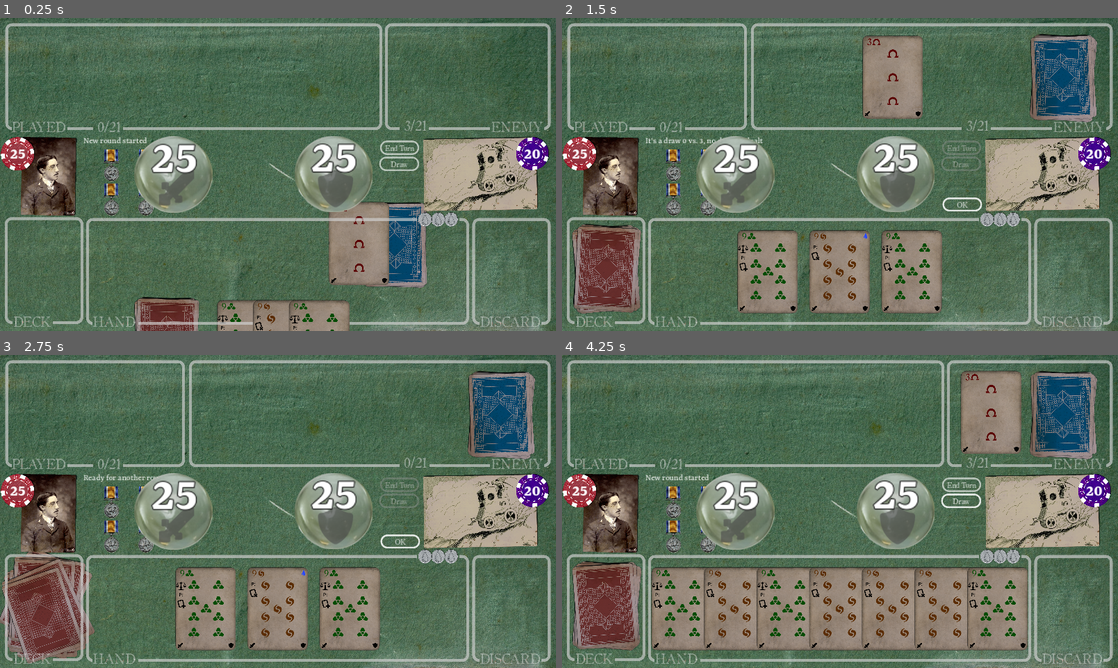
Above: before the commit, frames 1-4 (two rows, left to right).
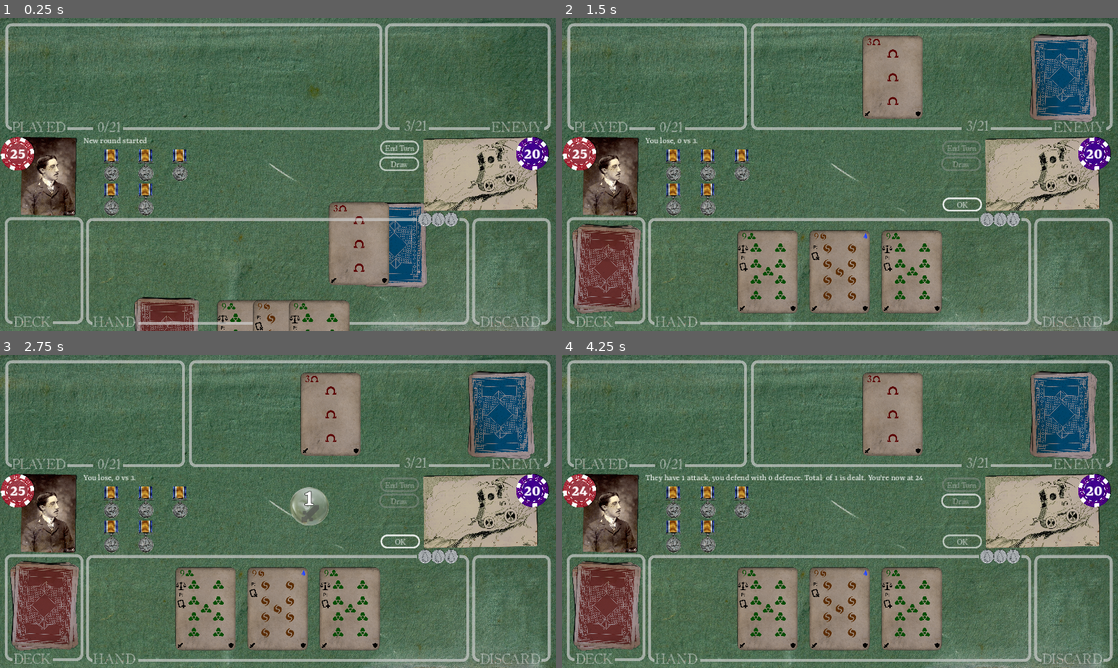
Above: after the commit, the same moments.

Repository: TicklesTheBrain/CardBuilder
Game: Godot game, scene res://scenes/game.tscn
Two runs of this game, one before a commit and one after it. Both use one fixed random seed, a clock stepped at 60 frames per second and the inputs below. The engine's default icon, where the game draws it, is replaced by a stand-in: a white triangle on a blue panel in a dark square.
Inputs (mouse positions are in pixels of both pictures, inside the frame that each line leads up to):
- Up to frame 1 (0.25 s): no input
- Up to frame 2 (1.5 s): click "End Turn" at 0.5 s; click "OK" at 1.25 s
- Up to frame 3 (2.75 s): click "OK" at 2 s
- Up to frame 4 (4.25 s): click "OK" at 2.75 s; click (962, 502) at 3.5 s, where only the run before the commit has a clickable "Draw"

The runs differ from the first frame. In frame 1, 4.6% of the frame differs, in the area x 24-67%, y 37-63%; in frame 2, 4.7%; in frame 3, 10%; in frame 4, 25%, in the area x 1-96%, y 1-95%.

Commit message:
bugfixing

Diff:
--- a/game.gd
+++ b/game.gd
@@ -189,31 +189,38 @@
 	var loser: Actor
 	var bust: bool
 
-	var setPlayerWinner = func ():
-		winner = player
-		loser = enemy
-		damageResolution.setRightParam(CardParam.ParamType.DEFENCE)
-		damageResolution.setLeftParam(CardParam.ParamType.ATTACK)
-
-	var setEnemyWinner = func ():
-		winner = enemy
-		loser = player
-		damageResolution.setRightParam(CardParam.ParamType.ATTACK)
-		damageResolution.setLeftParam(CardParam.ParamType.DEFENCE)
-
-		#Determine winner/loser
+	var adjustDamageResolution = func (playerWin: bool):
+		if playerWin:
+			damageResolution.setRightParam(CardParam.ParamType.DEFENCE)
+			damageResolution.setLeftParam(CardParam.ParamType.ATTACK)
+		else:
+			damageResolution.setRightParam(CardParam.ParamType.ATTACK)
+			damageResolution.setLeftParam(CardParam.ParamType.DEFENCE)
+
+	#Determine winner/loser
 	playerValue = player.playArea.getTotalValue() #Update this in case when some enemy effects might alter player value
 	var enemyValue = enemy.playArea.getTotalValue()
 	if player.checkIsBusted():
-		setEnemyWinner.call()
+		winner = enemy
+		loser = player
+		adjustDamageResolution.call(false)
 		bust = true
+
 	elif enemy.checkIsBusted():
-		setPlayerWinner.call()
+		winner = player
+		loser = enemy
+		adjustDamageResolution.call(true)
 		bust = true
+
 	elif enemyValue> playerValue:
-		setEnemyWinner.call()
+		winner = enemy
+		loser = player
+		adjustDamageResolution.call(false)
+
 	elif enemyValue < playerValue:
-		setPlayerWinner.call()
+		winner = player
+		loser = enemy
+		adjustDamageResolution.call(true)
 
 	if winner != null:
 
--- a/scenes/DamageResolutionAnimation.gd
+++ b/scenes/DamageResolutionAnimation.gd
@@ -20,7 +20,7 @@
         set(new):
             if new and attackComplete:
                 attackAndShieldBothComplete.emit()
-                defenceComplete = new
+            defenceComplete = new
 
 signal shieldGo
 signal done
@@ -50,16 +50,19 @@
         markAttackComplete()
 
     if anyDefenceAvailable:
-        if attackComplete:
-            sideWithDefence.start()
-        else:
+        if not attackComplete:
+            startShieldDelayTimer()
             await shieldGo
-            sideWithDefence.start()
+        sideWithDefence.start()
+        await sideWithDefence.done
+        defenceComplete = true
     else:
         defenceComplete = true
 
     if not (attackComplete and defenceComplete):
+        print('awaiting attack and shiled to both complete')
         await attackAndShieldBothComplete
+        print('awaiting done')
 
     if not anyAttackAvailable:
        pass
--- a/scenes/game.tscn
+++ b/scenes/game.tscn
@@ -1172,6 +1172,7 @@
 shieldsDelay = 0.3
 
 [node name="Left" type="Node2D" parent="DamageResolutionAnimation" node_paths=PackedStringArray("containerToQuery", "animation", "valueLabel", "iconSprite")]
+visible = false
 position = Vector2(0, 18)
 script = ExtResource("37_6bpek")
 containerToQuery = NodePath("../../Logic/Player/PlayAreaManager")
@@ -1217,6 +1218,7 @@
 }
 
 [node name="Right" type="Node2D" parent="DamageResolutionAnimation" node_paths=PackedStringArray("containerToQuery", "animation", "valueLabel", "iconSprite")]
+visible = false
 position = Vector2(246, 17.3333)
 script = ExtResource("37_6bpek")
 containerToQuery = NodePath("../../Logic/Enemy/EnemyPlayArea")
